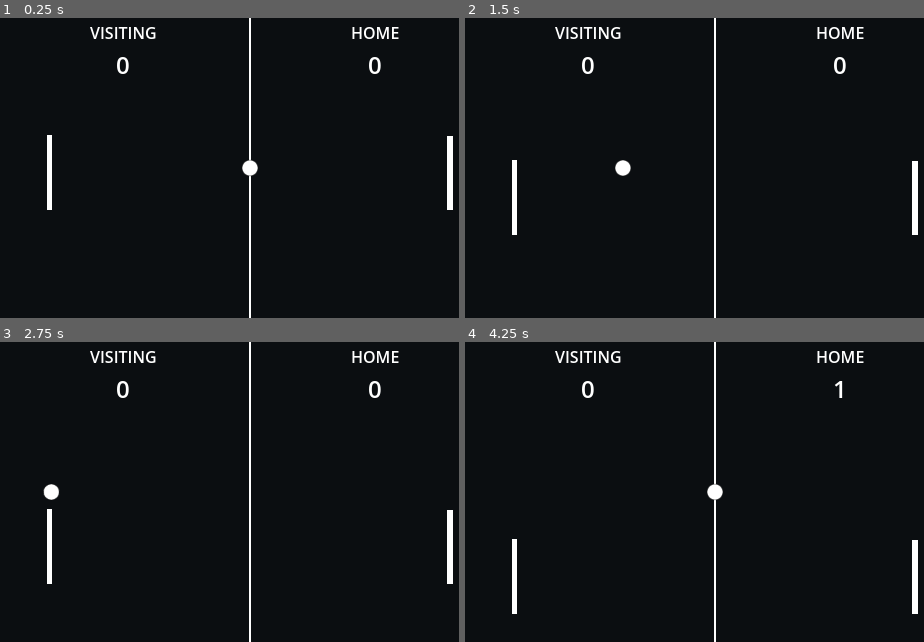
Above: before the commit, frames 1-4 (two rows, left to right).
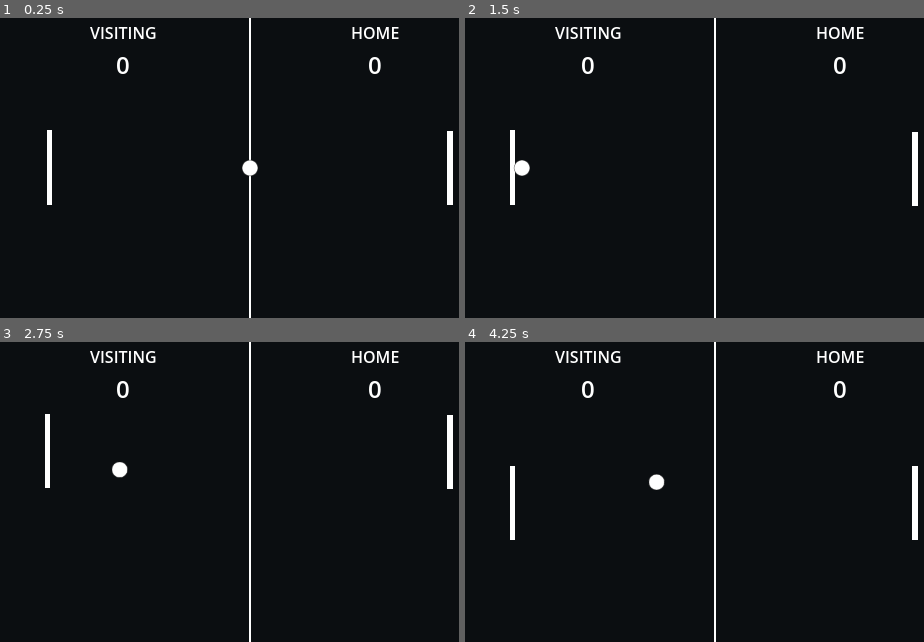
Above: after the commit, the same moments.

Repository: SashaMkrv/basepong
Game: Godot game, scene res://Levels/basic_game.tscn
Same seed, same stepped clock (60 frames per second), same inputs: the game is played once before the commit and once after it.
Inputs:
- Up to frame 1 (0.25 s): no input
- Up to frame 2 (1.5 s): tap Enter at 0.5 s
- Up to frame 3 (2.75 s): no input
- Up to frame 4 (4.25 s): no input

The runs differ from the first frame. In frame 1, less than 0.1% of the frame differs, in the area x 10-99%, y 37-64%; in frame 2, 0.9%; in frame 3, 1.5%; in frame 4, 1.6%, in the area x 9-99%, y 13-91%.

Commit message:
paddles move towards the ball. ball should maintain speed

Diff:
--- a/Levels/Ball.gd
+++ b/Levels/Ball.gd
@@ -2,12 +2,16 @@
 class_name Ball
 
 @export
-var speed : float = 50
+var speed : float = 200
 @export
 var bounce_range : float = 75
+@export
+var speed_multiplier : float = 1.1
 
 var original_position : Vector2
 var do_reset : bool = false
+
+var current_speed = speed
 
 
 # Called when the node enters the scene tree for the first time.
@@ -20,13 +24,26 @@
 func should_reset():
 	do_reset = true
 
+func reset_state(state: PhysicsDirectBodyState2D) -> void:
+	do_reset = false
+	state.linear_velocity = Vector2.ZERO
+	state.angular_velocity = 0
+	state.transform.origin = original_position
+	current_speed = speed
+
 func _integrate_forces(state: PhysicsDirectBodyState2D):
 	if do_reset:
-		do_reset = false
-		state.linear_velocity = Vector2.ZERO
-		state.angular_velocity = 0
-		state.transform.origin = original_position
+		reset_state(state)
+		return
+	state.linear_velocity = maintain_speed(state.linear_velocity)
 
+
+func maintain_speed(direction : Vector2) -> Vector2:
+	return direction.normalized() * current_speed
+
+
+func apply_multiplier():
+	current_speed = current_speed * speed_multiplier
 
 func apply_bounce_impulse(bounce: Vector2):
 	apply_central_impulse(bounce * speed * 2) # to cancel out the original one, I guess.
@@ -34,6 +51,7 @@
 func _on_body_entered(body: Node):
 	if body.is_in_group("paddle"):
 		apply_bounce(body)
+		apply_multiplier()
 		print_debug("Entered paddle")
 		return
 	if body.is_in_group("goal"):
--- a/Levels/Paddle.gd
+++ b/Levels/Paddle.gd
@@ -5,7 +5,7 @@
 var direction : RayCast2D
 
 @export
-var speed : float = 20
+var speed : float = 40
 
 # Returns the angle of the paddle direction from 0,1 in radians
 func get_direction() -> float:
@@ -13,7 +13,8 @@
 
 
 func move_toward(position: Vector2) -> void:
-	var target = project_to_movement_axis(position).normalized()
+	var relative_position = position - global_position
+	var target = project_to_movement_axis(relative_position).normalized()
 	velocity = target
 
 
--- a/Logic/PaddleController.gd
+++ b/Logic/PaddleController.gd
@@ -14,4 +14,4 @@
 
 # Called every frame. 'delta' is the elapsed time since the previous frame.
 func _physics_process(delta):
-	paddle.move_toward(ball.position)
+	paddle.move_toward(ball.global_position)
